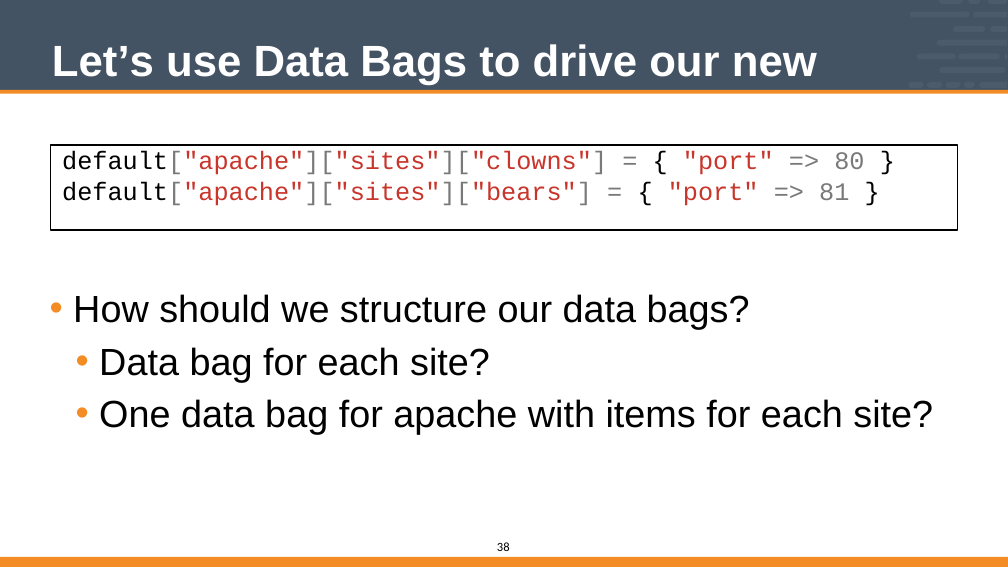
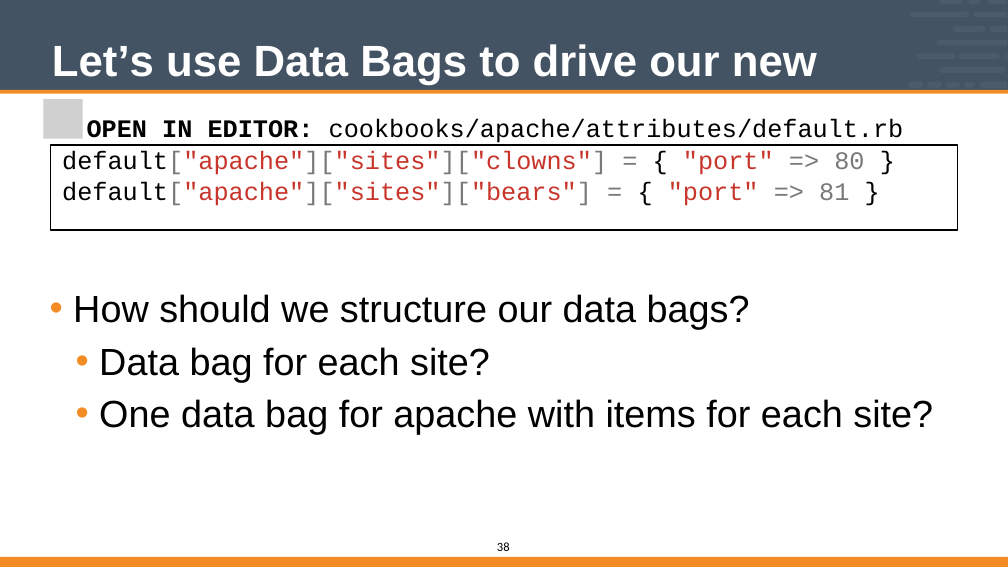
Before and after one commit to vinyar/chef-intermediate, a slide deck: slide 38 of Modules/04-Chef_Intermediate.pptx. Drawn at 1008x567 pixels with LibreOffice and Linux fonts; fonts in the diff are those of the drawing; grey boxes stand for pictures. Boxes give left, top, right and bottom in pixels: in the first picture for what was removed or moved away, otherwise in the second. Text is boxed around its words. In the diff, an @@ line names an element or a change of style, - is before the commit and + after.

Commit message:
Updated Custom Resources (04)
* Removed all smart quotes
* Removed all slide title drop shadows
* Fixed the code formatting on a large number of slides
* Fixed layout of "Open In Editor" for code slides
* Fixed code formatting across a large number of slides

This section is absolutely ugly.

```diff
--- a/Modules/04-Chef_Intermediate.pptx
+++ b/Modules/04-Chef_Intermediate.pptx
@@ picture added at <box>43,99,82,138</box> @@
@@ text added at <box>87,119,904,146</box>, 32 pt, text #000000 @@
+OPEN IN EDITOR: cookbooks/apache/attributes/default.rb
```
Also in this commit, not shown: 17 other slides changed.
